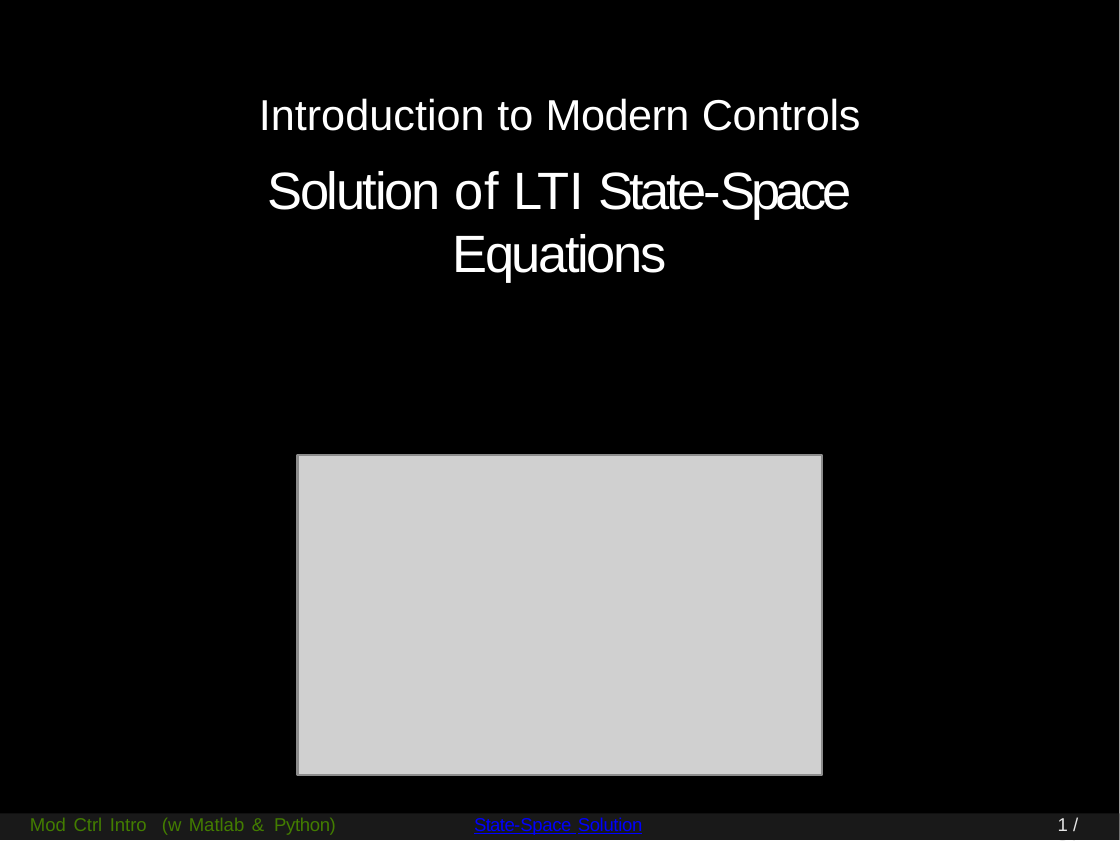
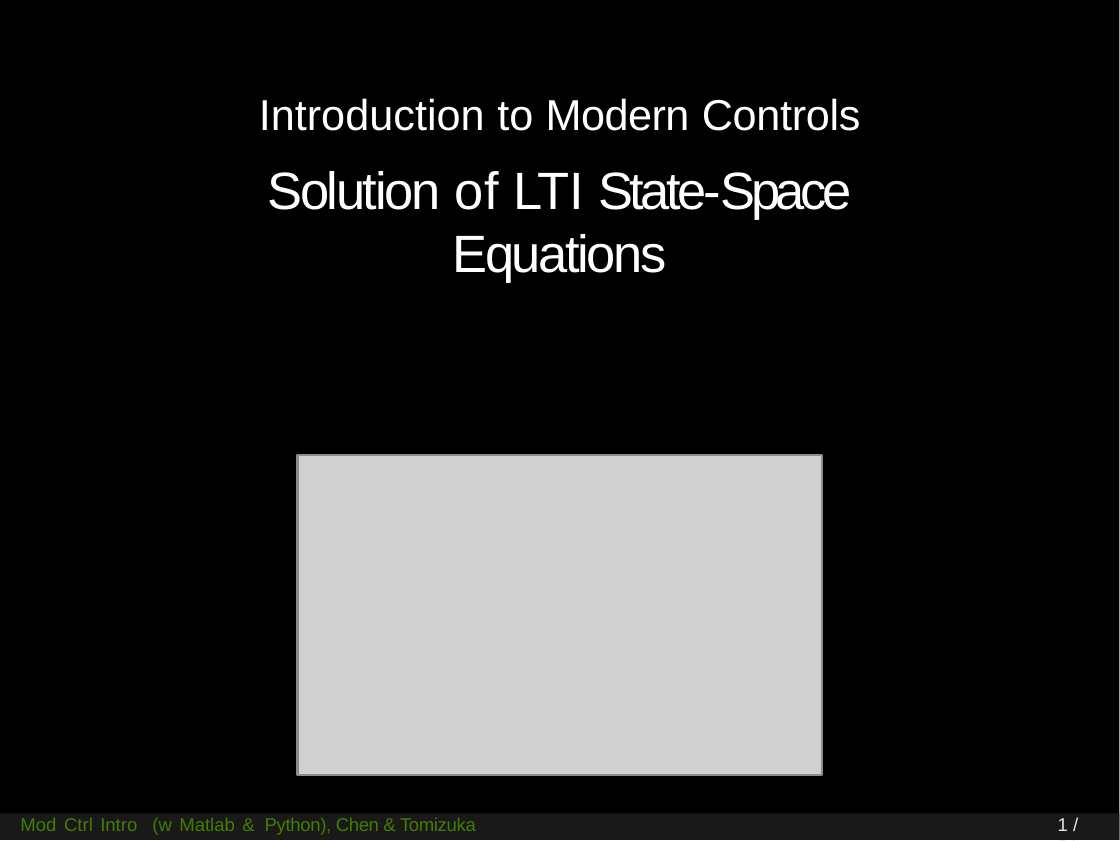
Before and after one commit to MCIMP-book/mcimp, a slide deck: slide 1 of lecture notes/from Modeling to Continuous-time LQ/powerpoint_handouts (work in progress)/09-Solution of LTI State-Space Equations (imcmp-handout-dark) - pub.pptx. Drawn at 1120x841 pixels with LibreOffice and Linux fonts; fonts in the diff are those of the drawing; grey boxes stand for pictures. Boxes give left, top, right and bottom in pixels: in the first picture for what was removed or moved away, otherwise in the second. Text is boxed around its words. In the diff, an @@ line names an element or a change of style, - is before the commit and + after.

```diff
--- a/lecture notes/from Modeling to Continuous-time LQ/powerpoint_handouts (work in progress)/09-Solution of LTI State-Space Equations (imcmp-handout-dark) - pub.pptx
+++ b/lecture notes/from Modeling to Continuous-time LQ/powerpoint_handouts (work in progress)/09-Solution of LTI State-Space Equations (imcmp-handout-dark) - pub.pptx
@@ text at [20,817,476,835]: text changed @@
-Mod Ctrl Intro (w Matlab & Python)
+Mod Ctrl Intro (w Matlab & Python), Chen & Tomizuka
@@ text removed at [474,817,643,835] @@
-State-Space Solution
```
Also in this commit, not shown: 26 other files.
